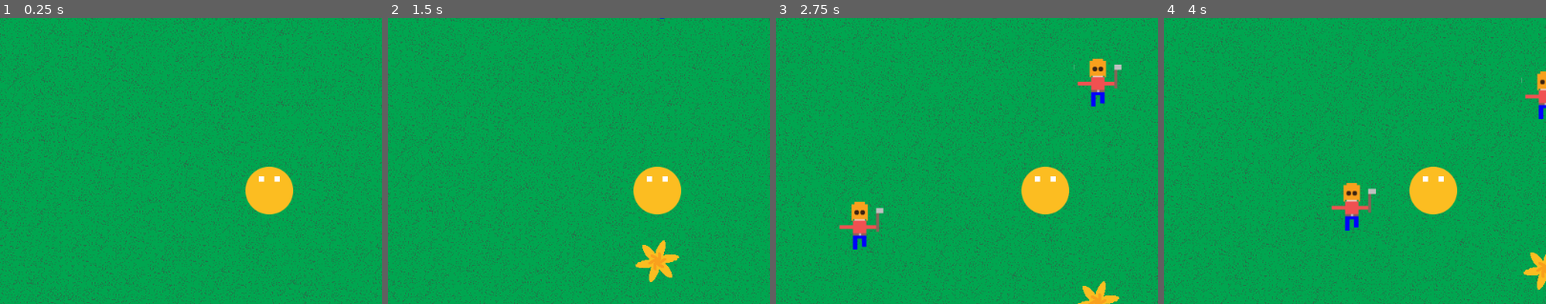
Above: before the commit, frames 1-4 (left to right).
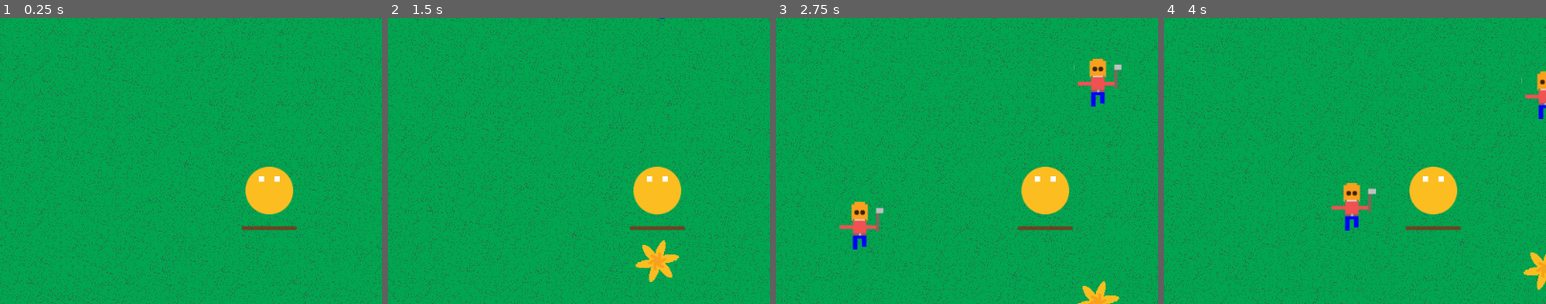
Above: after the commit, the same moments.

Repository: Silvester56/lastflower
Game: Godot game, scene res://scenes/game.tscn
Two runs of this game, one before a commit and one after it. Both use one fixed random seed, a clock stepped at 60 frames per second and the inputs below.
Inputs:
- Up to frame 1 (0.25 s): no input
- Up to frame 2 (1.5 s): tap Enter at 0.5 s; hold W (up) from 0.53 s (still down); tap Space (melee) at 0.6, 1.35 s
- Up to frame 3 (2.75 s): release W (up) at 2.03 s; hold A (left) from 2.03 s (still down); tap Space (melee) at 2.1 s
- Up to frame 4 (4 s): tap Space (melee) at 2.85, 3.6 s; release A (left) at 3.53 s; hold S (down) from 3.53 s (still down)
The pictures show only the part of the screen within x 15-65%, y 20-70%; the shares and areas given below are measured in that part.

The runs differ from the first frame. In frame 1, 0.2% of the frame differs, in the area x 63-78%, y 72-75%; in frame 2, 0.2%; in frame 3, 0.2%; in frame 4, 0.2%.

Commit message:
Add health for player and increase melee range

Diff:
--- a/scenes/game.tscn
+++ b/scenes/game.tscn
@@ -10,7 +10,7 @@
 radius = 10.6667
 
 [sub_resource type="CircleShape2D" id="CircleShape2D_kch37"]
-radius = 40.0
+radius = 60.0
 
 [sub_resource type="TileSetAtlasSource" id="TileSetAtlasSource_2jw4q"]
 texture = ExtResource("1_ugsom")
@@ -127,6 +127,13 @@
 scale = Vector2(3, 3)
 shape = SubResource("CircleShape2D_bv5jl")
 
+[node name="Hitbox" type="Area2D" parent="Player"]
+scale = Vector2(3, 3)
+collision_mask = 4
+
+[node name="CollisionShape2D" type="CollisionShape2D" parent="Player/Hitbox"]
+shape = SubResource("CircleShape2D_bv5jl")
+
 [node name="Sprite2D" type="Sprite2D" parent="Player"]
 z_index = 1
 texture = ExtResource("2_o73di")
@@ -143,13 +150,14 @@
 [node name="Polygon2D" type="Polygon2D" parent="Player/Range"]
 visible = false
 color = Color(1, 0.513726, 0.341176, 1)
-polygon = PackedVector2Array(-30, -30, 0, -40, 30, -30, 40, 0, 30, 30, 0, 40, -30, 30, -40, 0)
+polygon = PackedVector2Array(-45, -45, 0, -60, 45, -45, 60, 0, 45, 45, 0, 60, -45, 45, -60, 0)
 
 [node name="Timer" type="Timer" parent="Player/Range"]
 wait_time = 0.1
 one_shot = true
 
 [node name="Experience" type="ProgressBar" parent="Player"]
+modulate = Color(0, 1, 1, 1)
 offset_left = -512.0
 offset_top = -384.0
 offset_right = 512.0
@@ -165,6 +173,16 @@
 offset_bottom = -359.0
 text = "LEVEL 1"
 
+[node name="Health" type="ProgressBar" parent="Player"]
+modulate = Color(1, 0, 0, 1)
+offset_left = -37.0
+offset_top = 48.0
+offset_right = 37.0
+offset_bottom = 53.0
+step = 1.0
+value = 100.0
+show_percentage = false
+
 [node name="TileMapLayer" type="TileMapLayer" parent="."]
 tile_map_data = PackedByteArray("AADn/+z/AAAGAAIAAADn/+3/AAACAAQAAADn/+7/AAAFAAQAAADn/+//AAAGAAMAAADn//D/AAADAAIAAADn// …(249904 unchanged characters)…
 tile_set = SubResource("TileSet_qmeeo")
--- a/scripts/player.gd
+++ b/scripts/player.gd
@@ -5,8 +5,12 @@
 var xp: int = 0
 var xpForNextLevel: int = 5
 var level = 1
+var health: int = 100
 
 func _physics_process(delta: float) -> void:
+	for body in $Hitbox.get_overlapping_bodies():
+		if "isEnemy" in body and body.isEnemy:
+			changeHealth(-1)
 	if Input.is_action_just_pressed("melee"):
 		$Range/Polygon2D.visible = true
 		$Range/Timer.start()
@@ -26,6 +30,10 @@
 		velocity.y = move_toward(velocity.y, 0, speed)
 	move_and_slide()
 
+func changeHealth(ammount):
+	health = health + ammount
+	$Health.value = health
+
 func increaseXp(gainedXp: int):
 	xp = xp + gainedXp
 	if xp >= xpForNextLevel:
